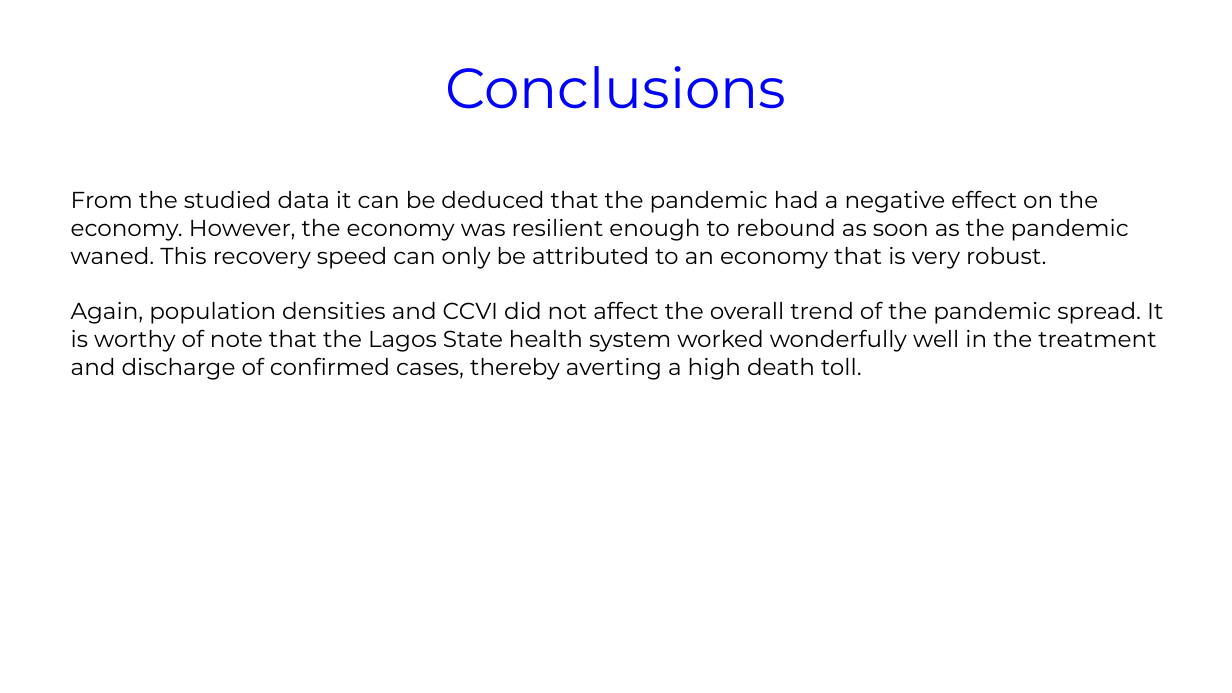
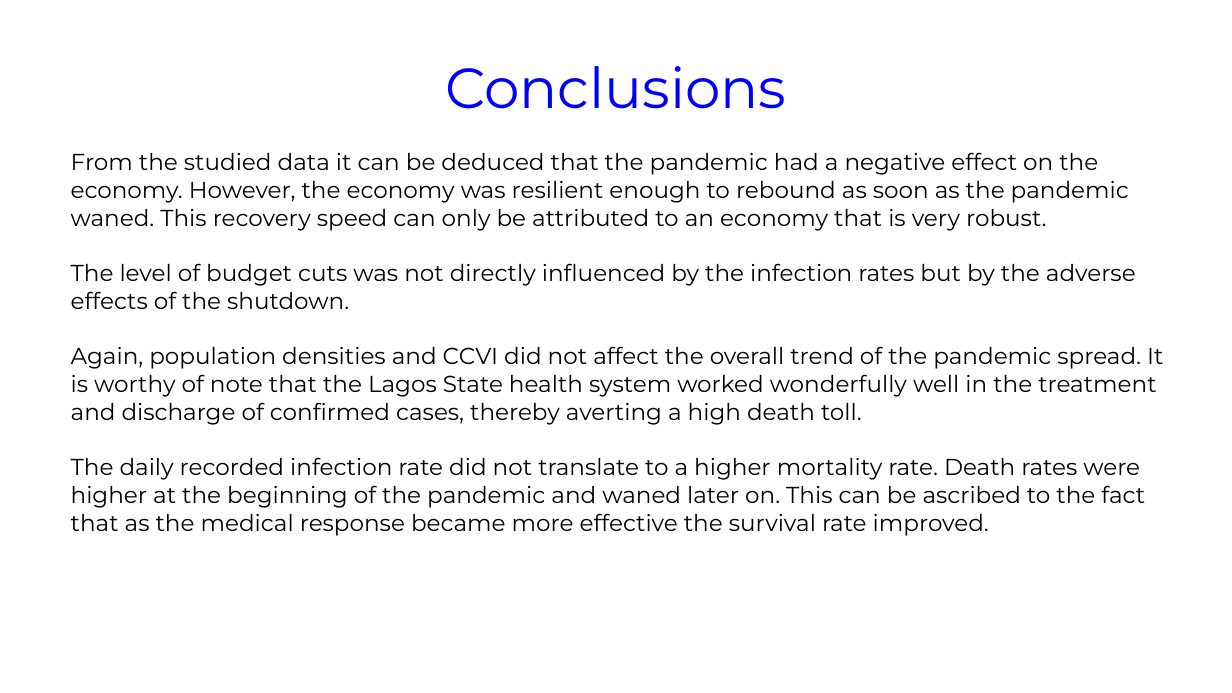
Before and after one commit to iroanya/Nigeria-COVID-19-Data-Analysis-Using-Python, a slide deck: slide 32 of Ustacky Capstone Project for Data Science Micro Degree.pptx (slide 15 before the commit). Drawn at 1232x693 pixels with LibreOffice and Linux fonts; fonts in the diff are those of the drawing. Boxes give left, top, right and bottom in pixels: in the first picture for what was removed or moved away, otherwise in the second. Text is boxed around its words. In the diff, an @@ line names an element or a change of style, - is before the commit and + after.

```diff
--- a/Ustacky Capstone Project for Data Science Micro Degree.pptx
+++ b/Ustacky Capstone Project for Data Science Micro Degree.pptx
@@ text "From the studied data it ...": place and size @@
-text "From the studied data it ..." at <box>71,190,1163,380</box>
+text "From the studied data it ..." at <box>71,152,1163,536</box>
@@ text at <box>71,263,1136,309</box>: paragraph added @@
+The level of budget cuts was not directly influenced by the infection rates but by the adverse effects of the shutdown.
@@ text at <box>71,457,1145,536</box>: paragraph added @@
+The daily recorded infection rate did not translate to a higher mortality rate. Death rates were higher at the beginning of the pandemic and waned later on. This can be ascribed to the fact that as the medical response became more effective the survival rate improved.
```
Also in this commit, not shown: 10 other slides changed, 18 slides added, 1 slide removed.
